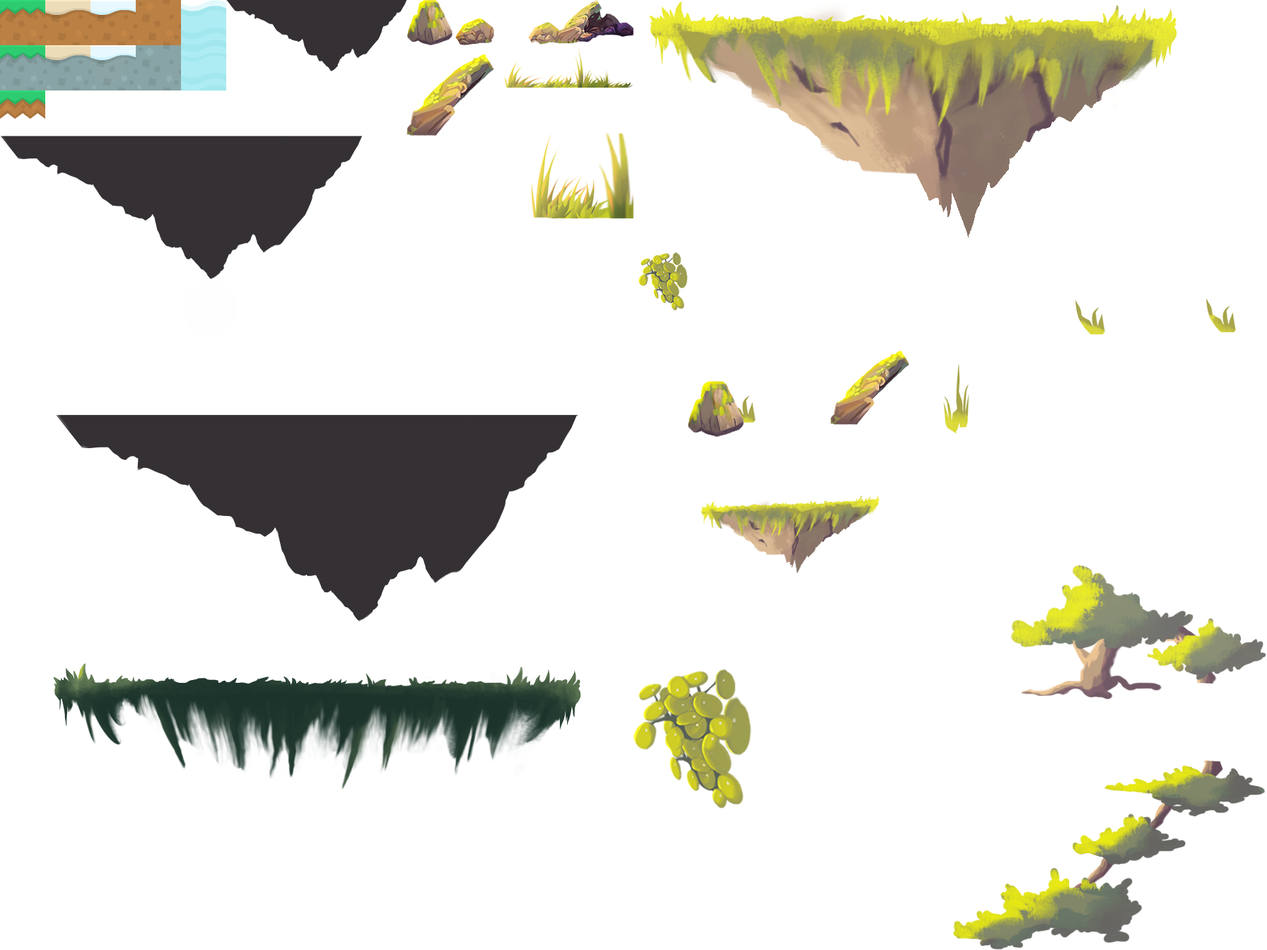
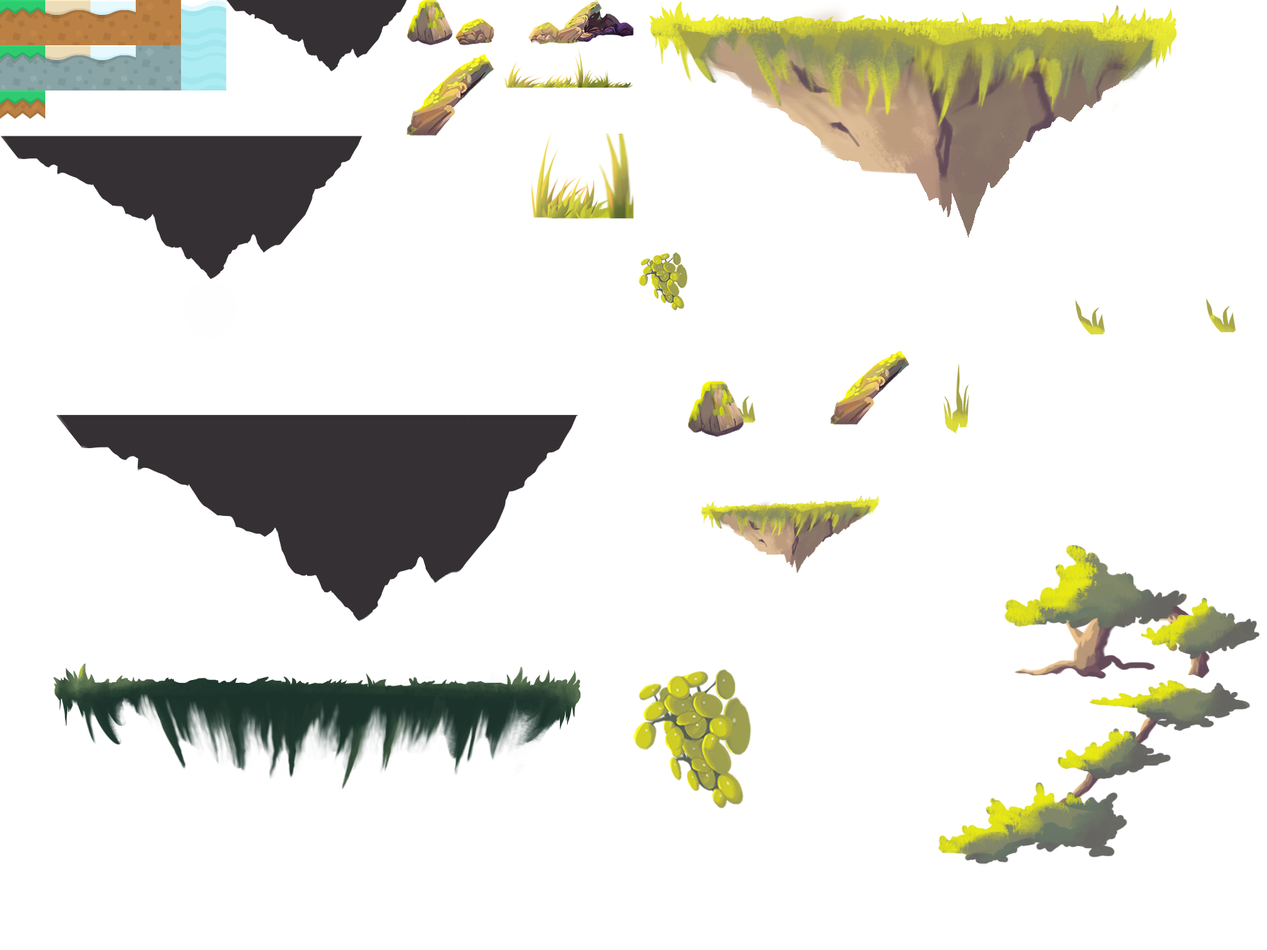
Layer changes from the first 1267px x 950px image to the second:
added layer "Calque 3" above "Calque 2" over box(1003, 544, 1261, 680)
added layer "Calque 2" above "Calque 1" over box(937, 679, 1251, 866)
painted on "Calque 1" over box(937, 544, 1266, 950)
